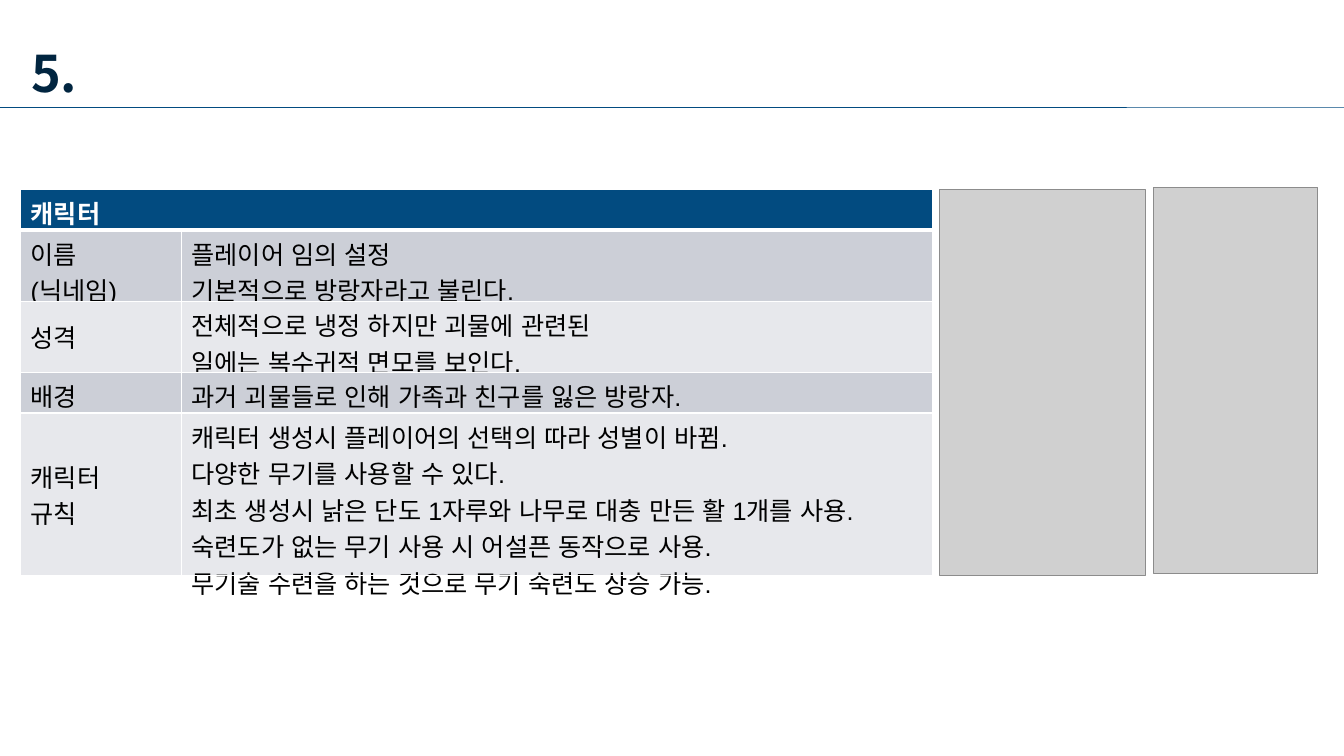
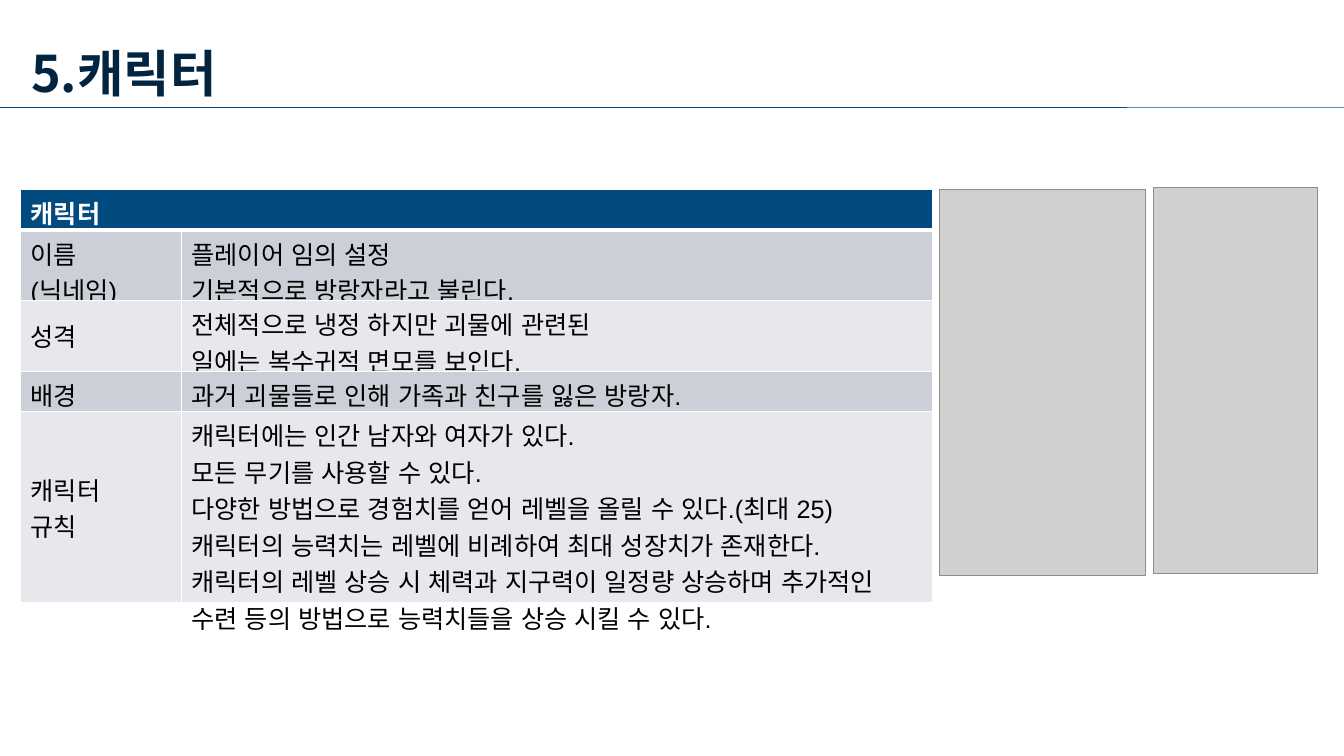
Before and after one commit to yjk0401/unityenginebasic_9th, a slide deck: slide 8 of 기획/메인 기획서.pptx. Drawn at 1344x756 pixels with LibreOffice and Linux fonts; fonts in the diff are those of the drawing; grey boxes stand for pictures. Boxes give left, top, right and bottom in pixels: in the first picture for what was removed or moved away, otherwise in the second. Text is boxed around its words. In the diff, an @@ line names an element or a change of style, - is before the commit and + after.

```diff
--- a/기획/메인 기획서.pptx
+++ b/기획/메인 기획서.pptx
@@ text at (31,49,216,97): text changed @@
-5.
+5.캐릭터
@@ table at (20,190,933,634) @@
-row 5, column 2: 캐릭터 생성시 플레이어의 선택의 따라 성별이 바뀜. / 다양한 무기를 사용할 수 있다. / 최초 생성시 낡은 단도 1자루와 나무로 대충 만든 활 1개를 사용. / 숙련도가 없는 무기 사용 시 어설픈 동작으로 사용. / 무기술 수련을 하는 것으로 무기 숙련도 상승 가능.
+row 5, column 2: 캐릭터에는 인간 남자와 여자가 있다. / 모든 무기를 사용할 수 있다. / 다양한 방법으로 경험치를 얻어 레벨을 올릴 수 있다.(최대 25) / 캐릭터의 능력치는 레벨에 비례하여 최대 성장치가 존재한다. / 캐릭터의 레벨 상승 시 체력과 지구력이 일정량 상승하며 추가적인 수련 등의 방법으로 능력치들을 상승 시킬 수 있다.
```
Also in this commit, not shown: 3 other slides changed, 2 slides added, 21 other files.
